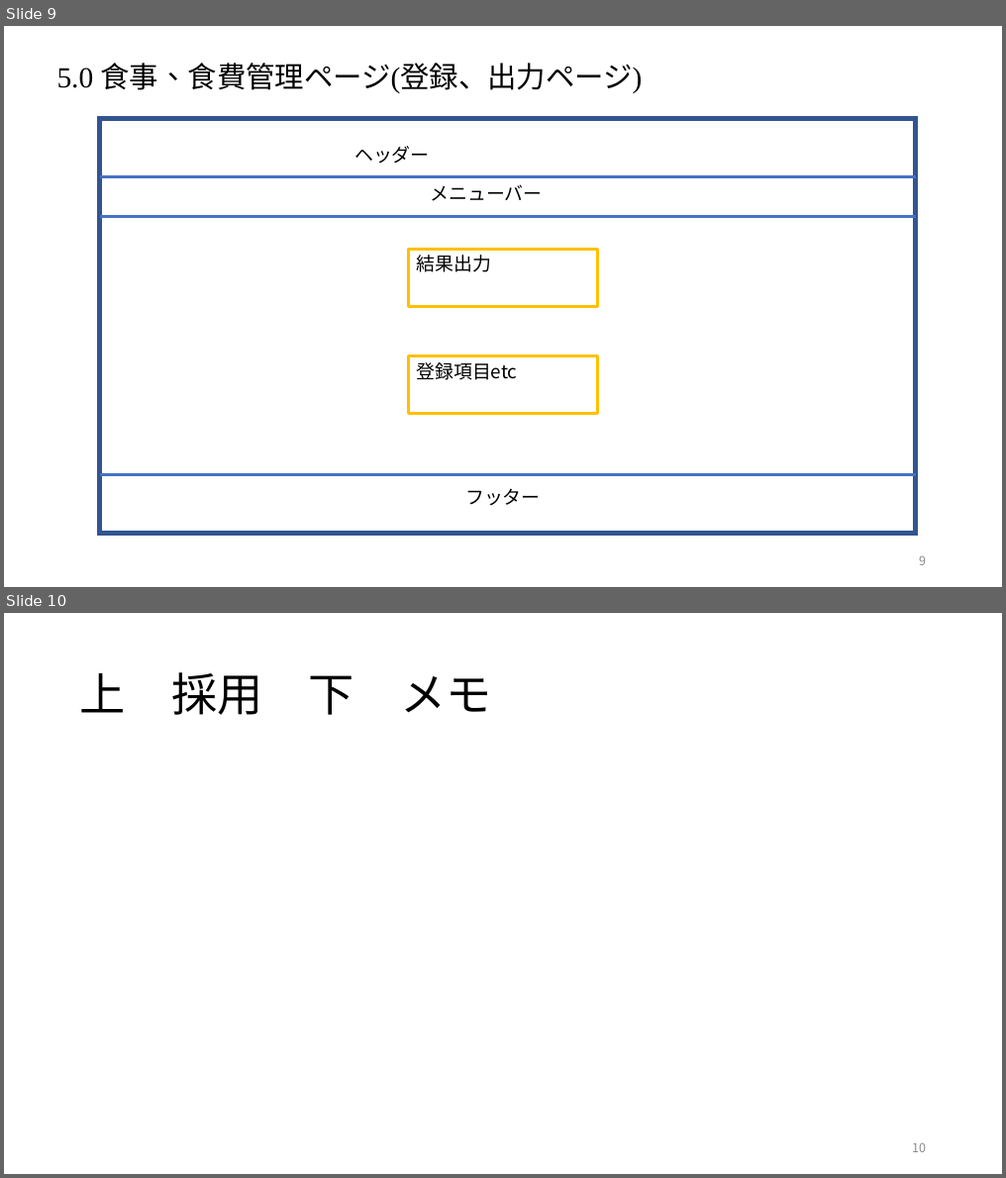
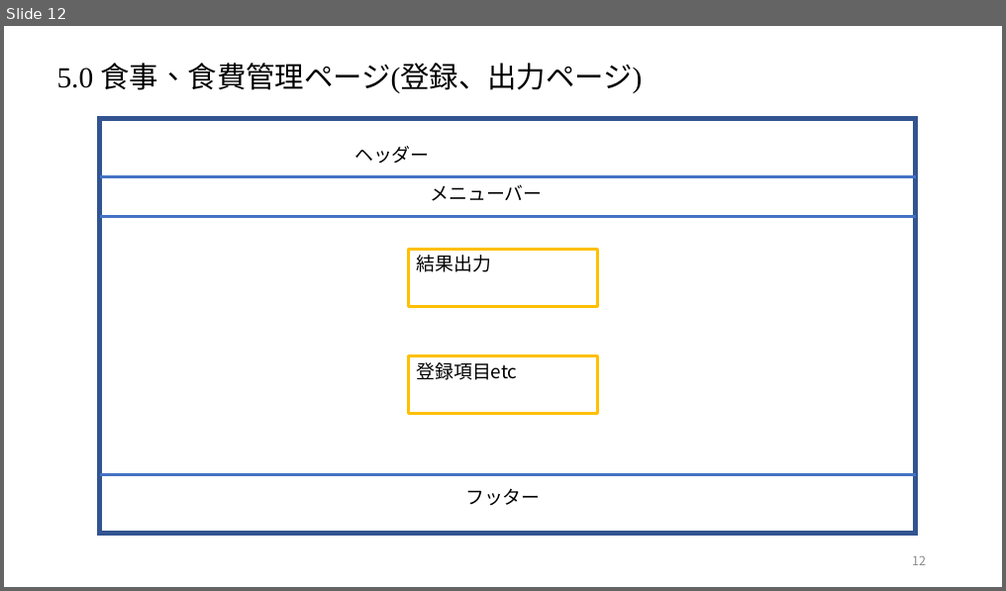
Before and after one commit to dojo2023/F-1, a slide deck: doc/外部設計/画面設計書 ver1.2.pptx. Shown one above the other, each under a label of ours: slides 9 and 10 before the commit, slide 12 after it. The pictures are 1006x1178 and 1006x591 pixels, drawn with LibreOffice and Linux fonts; fonts in the diff are those of the drawing. Boxes give left, top, right and bottom in pixels: in the first picture for what was removed or moved away, otherwise in the second. Text is boxed around its words. In the diff, an @@ line names an element or a change of style, - is before the commit and + after.

```diff
--- a/doc/外部設計/画面設計書 ver1.2.pptx
+++ b/doc/外部設計/画面設計書 ver1.2.pptx
@@ slide 10 removed at bbox=[4, 613, 1002, 1174], background #FFFFFF @@
@@ title removed at bbox=[80, 672, 491, 715] @@
-上 採用 下 メモ
@@ page number removed at bbox=[912, 1144, 926, 1153] @@
-10
@@ what was slide 9 is now slide 12 @@
@@ page number at bbox=[912, 557, 926, 566]: text changed @@
-9
+12
```
Also in this commit, not shown: 2 slides changed, 3 slides added, 4 other slides removed.
